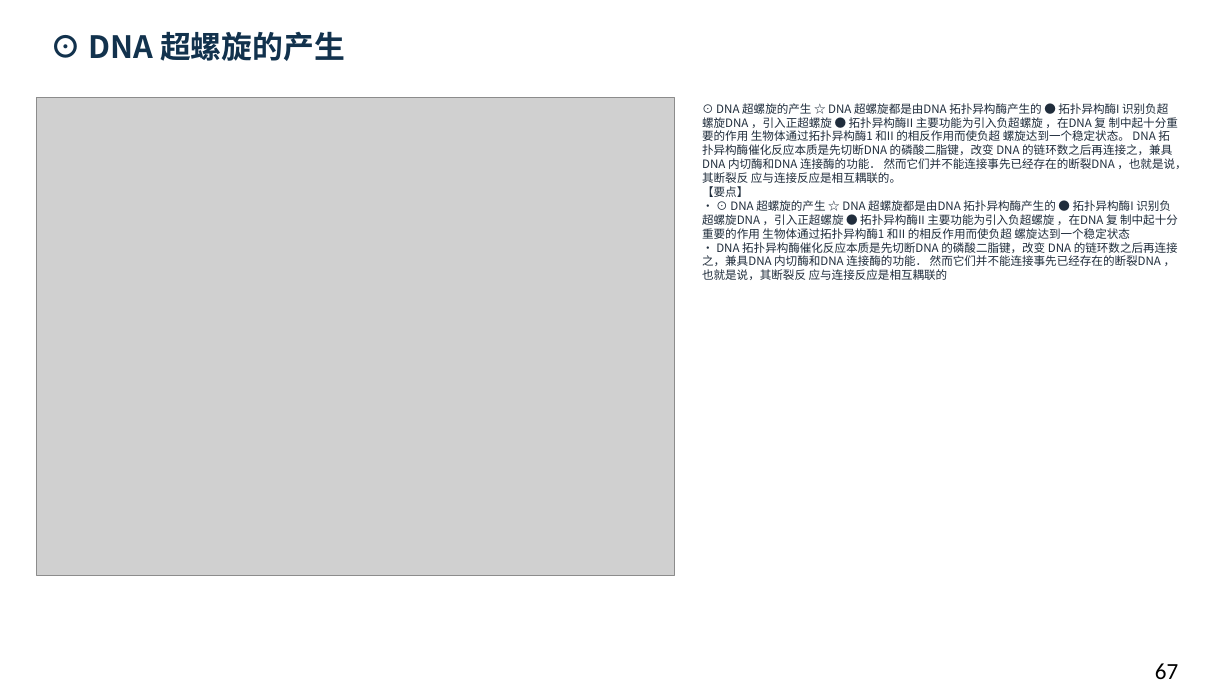
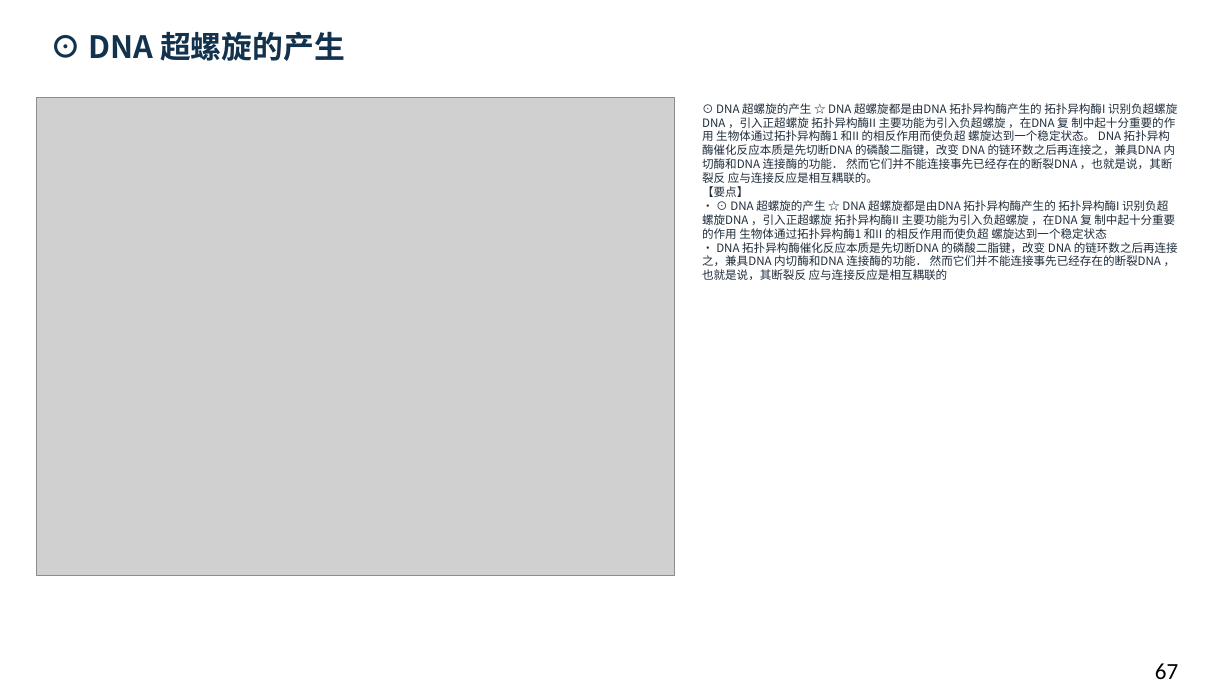
Before and after one commit to newkan-li/Biochemistry, a slide deck: slide 67 of downloads/bc11-ai-style.pptx. Drawn at 1232x693 pixels with LibreOffice and Linux fonts; fonts in the diff are those of the drawing; grey boxes stand for pictures. Boxes give left, top, right and bottom in pixels: in the first picture for what was removed or moved away, otherwise in the second. Text is boxed around its words. In the diff, an @@ line names an element or a change of style, - is before the commit and + after.

```diff
--- a/downloads/bc11-ai-style.pptx
+++ b/downloads/bc11-ai-style.pptx
@@ text at (702, 103, 1178, 280): text changed @@
-⊙ DNA 超螺旋的产生 ☆ DNA 超螺旋都是由DNA 拓扑异构酶产生的 ● 拓扑异构酶I 识别负超螺旋DNA ，引入正超螺旋 ● 拓扑异构酶II 主要功能为引入负超螺旋 ，在DNA 复 制中起十分重要的作用 生物体通过拓扑异构酶1 和II 的相反作用而使负超 螺旋达到一个稳定状态。 DNA 拓扑异构酶催化反应本质是先切断DNA 的磷酸二脂键，改变 DNA 的链环数之后再连接之，兼具DNA 内切酶和DNA 连接酶的功能． 然而它们并不能连接事先已经存在的断裂DNA ，也就是说，其断裂反 应与连接反应是相互耦联的。
-【要点】
-• ⊙ DNA 超螺旋的产生 ☆ DNA 超螺旋都是由DNA 拓扑异构酶产生的 ● 拓扑异构酶I 识别负超螺旋DNA ，引入正超螺旋 ● 拓扑异构酶II 主要功能为引入负超螺旋 ，在DNA 复 制中起十分重要的作用 生物体通过拓扑异构酶1 和II 的相反作用而使负超 螺旋达到一个稳定状态
-• DNA 拓扑异构酶催化反应本质是先切断DNA 的磷酸二脂键，改变 DNA 的链环数之后再连接之，兼具DNA 内切酶和DNA 连接酶的功能． 然而它们并不能连接事先已经存在的断裂DNA ，也就是说，其断裂反 应与连接反应是相互耦联的
+⊙ DNA 超螺旋的产生 ☆ DNA 超螺旋都是由DNA 拓扑异构酶产生的 拓扑异构酶I 识别负超螺旋DNA ，引入正超螺旋 拓扑异构酶II 主要功能为引入负超螺旋 ，在DNA 复 制中起十分重要的作用 生物体通过拓扑异构酶1 和II 的相反作用而使负超 螺旋达到一个稳定状态。 DNA 拓扑异构酶催化反应本质是先切断DNA 的磷酸二脂键，改变 DNA 的链环数之后再连接之，兼具DNA 内切酶和DNA 连接酶的功能． 然而它们并不能连接事先已经存在的断裂DNA ，也就是说，其断裂反 应与连接反应是相互耦联的。
+【要点】
+• ⊙ DNA 超螺旋的产生 ☆ DNA 超螺旋都是由DNA 拓扑异构酶产生的 拓扑异构酶I 识别负超螺旋DNA ，引入正超螺旋 拓扑异构酶II 主要功能为引入负超螺旋 ，在DNA 复 制中起十分重要的作用 生物体通过拓扑异构酶1 和II 的相反作用而使负超 螺旋达到一个稳定状态
+• DNA 拓扑异构酶催化反应本质是先切断DNA 的磷酸二脂键，改变 DNA 的链环数之后再连接之，兼具DNA 内切酶和DNA 连接酶的功能． 然而它们并不能连接事先已经存在的断裂DNA ，也就是说，其断裂反 应与连接反应是相互耦联的
```
Also in this commit, not shown: 49 other slides changed, 6 other files.
